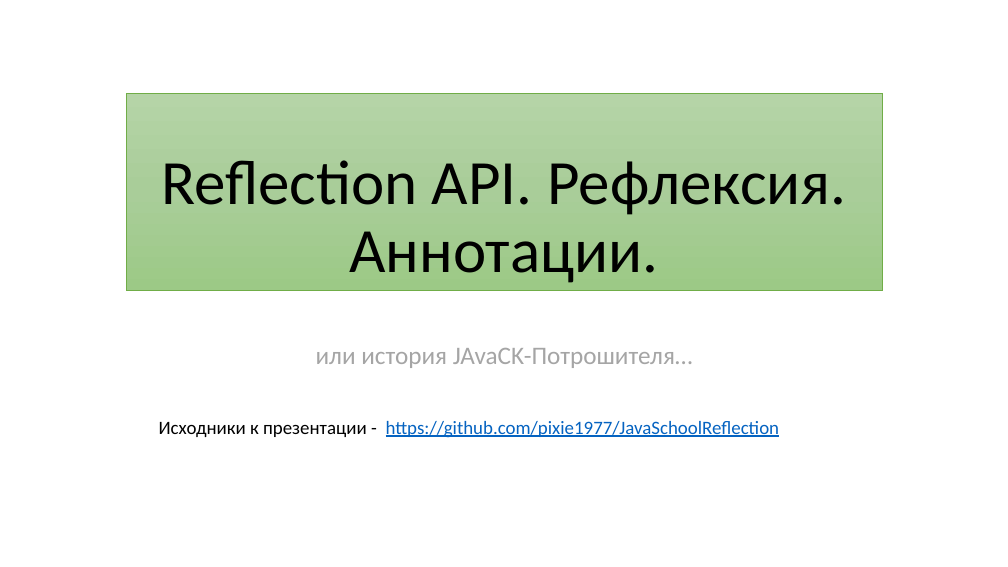
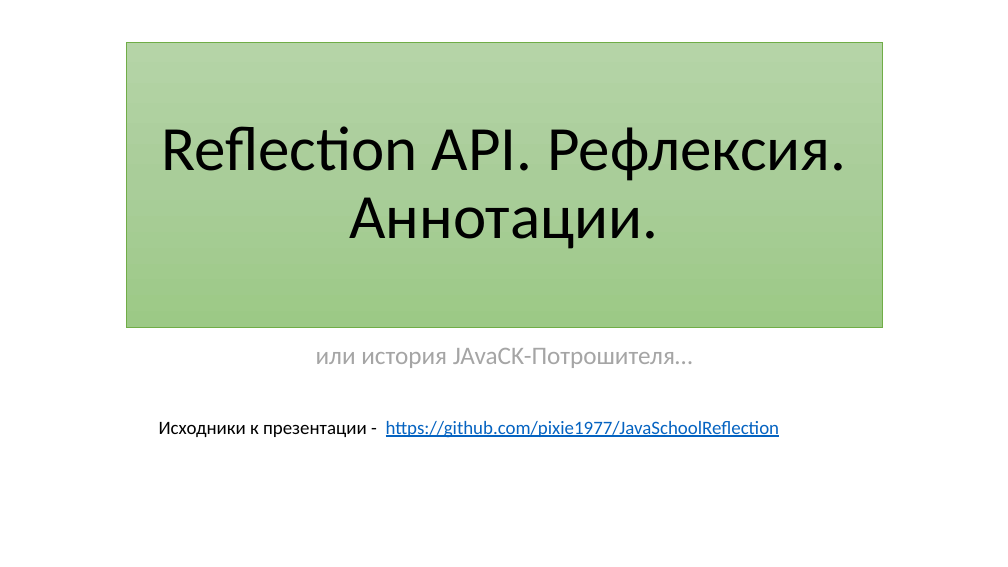
Before and after one commit to pixie1977/JavaSchoolReflection, a slide deck: slide 1 of Reflection.pptx. Drawn at 1008x567 pixels with LibreOffice and Linux fonts; fonts in the diff are those of the drawing. Boxes give left, top, right and bottom in pixels: in the first picture for what was removed or moved away, otherwise in the second. Text is boxed around its words. In the diff, an @@ line names an element or a change of style, - is before the commit and + after.

```diff
--- a/Reflection.pptx
+++ b/Reflection.pptx
@@ title "Reflection API. Рефлексия. Аннотации.": place and size @@
-title "Reflection API. Рефлексия. Аннотации." at (126,93,882,290)
+title "Reflection API. Рефлексия. Аннотации." at (126,42,882,327)
@@ title "Reflection API. Рефлексия. Аннотации." at (126,42,882,327): vertical alignment bottom to middle @@
```
Also in this commit, not shown: 1 other file.
